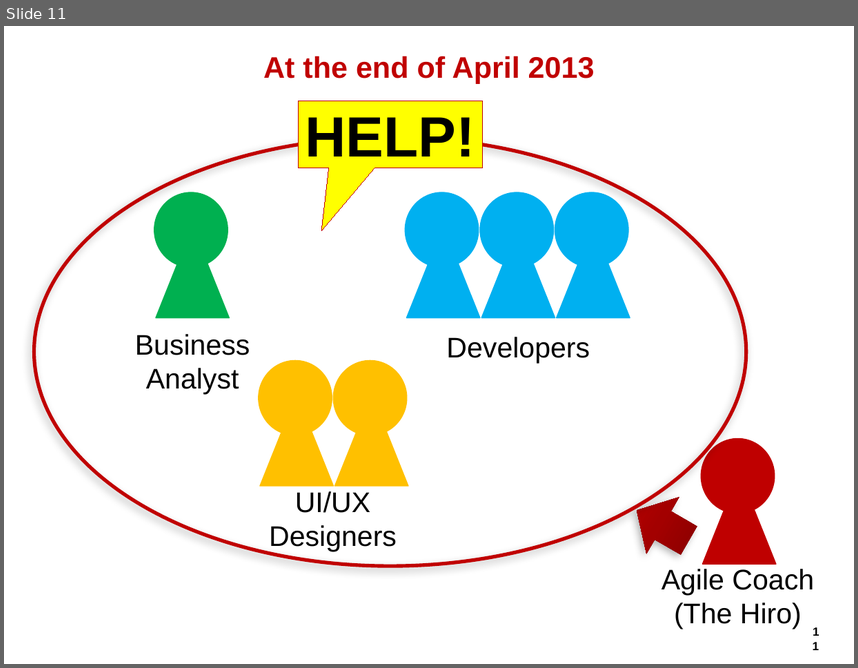
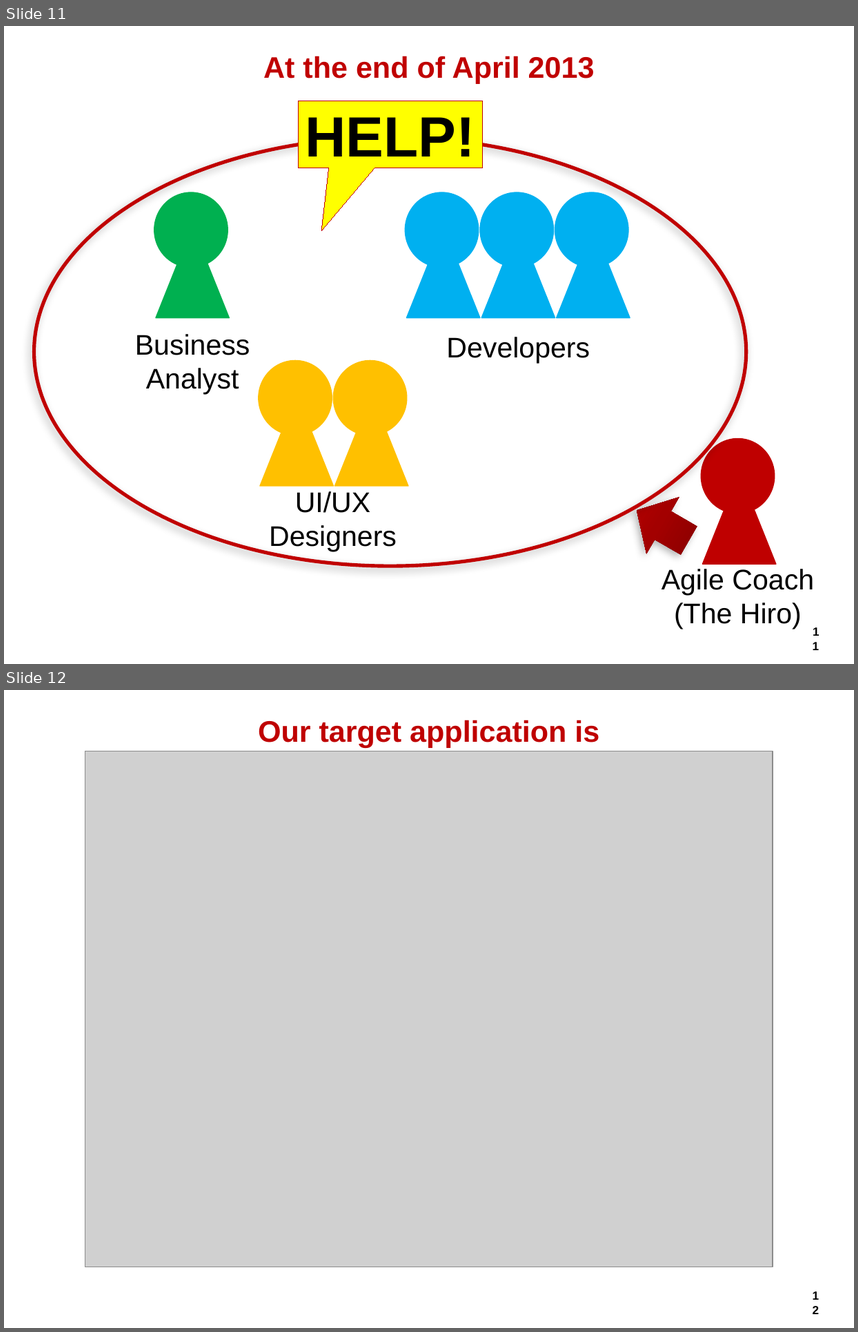
Before and after one commit to hageyahhoo/agile2014, a slide deck: presentations/TechnologyDrivenDevelopment.pptx. Shown one above the other, each under a label of ours: slide 11 before the commit, slides 11 and 12 after it. The pictures are 858x668 and 858x1332 pixels, drawn with LibreOffice and Linux fonts; fonts in the diff are those of the drawing; grey boxes stand for pictures; background and template pictures are left out. Boxes give left, top, right and bottom in pixels: in the first picture for what was removed or moved away, otherwise in the second. Text is boxed around its words. In the diff, an @@ line names an element or a change of style, - is before the commit and + after.

```diff
--- a/presentations/TechnologyDrivenDevelopment.pptx
+++ b/presentations/TechnologyDrivenDevelopment.pptx
@@ slide 12 added at box(4, 690, 854, 1328), background #FFFFFF; not listed: 1 template element that a slide beside it also shows @@
@@ title added at box(37, 713, 820, 747), outline #FFFFFF 0.75 pt, 25.2 pt, text #BF0000, bold @@
+Our target application is
@@ picture added at box(85, 751, 773, 1268) @@
```
Also in this commit, not shown: 2 other slides added.
